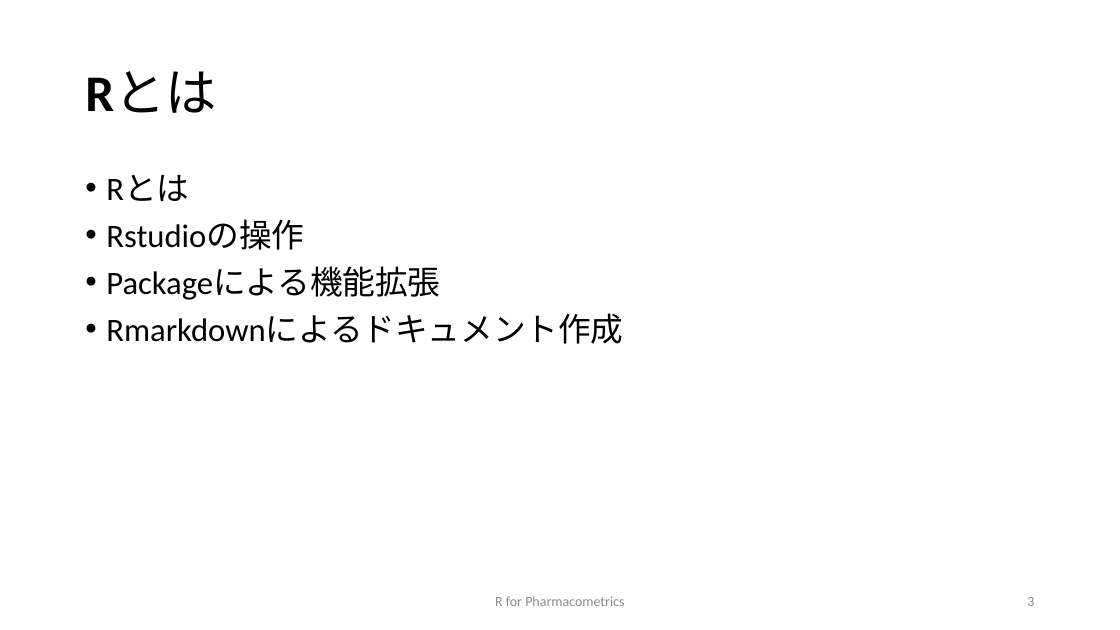
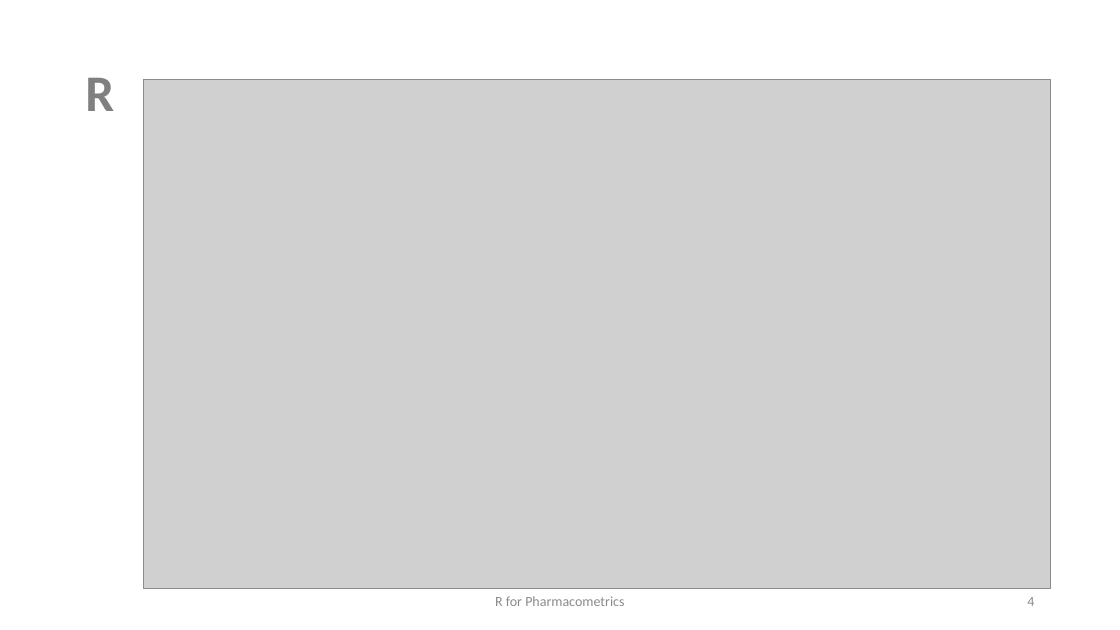
Before and after one commit to MasatoFukae/R-for-PMx, a slide deck: slide 4 of sample/0_introduction.pptx (slide 3 before the commit). Drawn at 1120x630 pixels with LibreOffice and Linux fonts; fonts in the diff are those of the drawing; grey boxes stand for pictures. Boxes give left, top, right and bottom in pixels: in the first picture for what was removed or moved away, otherwise in the second. Text is boxed around its words. In the diff, an @@ line names an element or a change of style, - is before the commit and + after.

```diff
--- a/sample/0_introduction.pptx
+++ b/sample/0_introduction.pptx
@@ title at (x1=85, y1=78, x2=114, y2=111): text changed; text colour #000000 to #808080; bold on @@
-Rとは
+R
@@ picture added at (x1=144, y1=79, x2=1050, y2=588) @@
@@ text removed at (x1=106, y1=174, x2=623, y2=344) @@
-• Rとは
-• Rstudioの操作
-• Packageによる機能拡張
-• Rmarkdownによるドキュメント作成
@@ page number at (x1=1027, y1=597, x2=1034, y2=606): text changed @@
-3
+4
```
Also in this commit, not shown: 1 other slide changed, 8 slides added.
